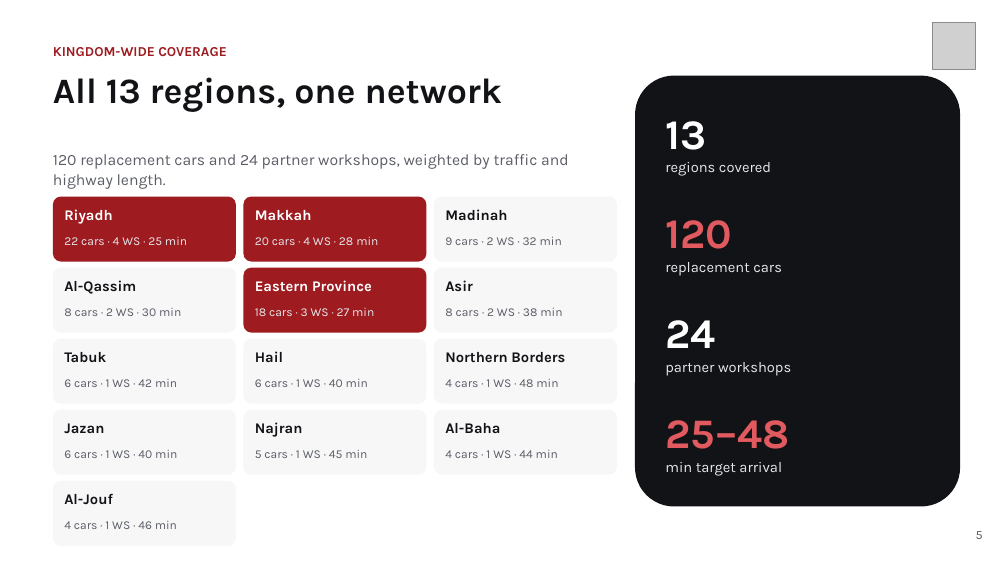
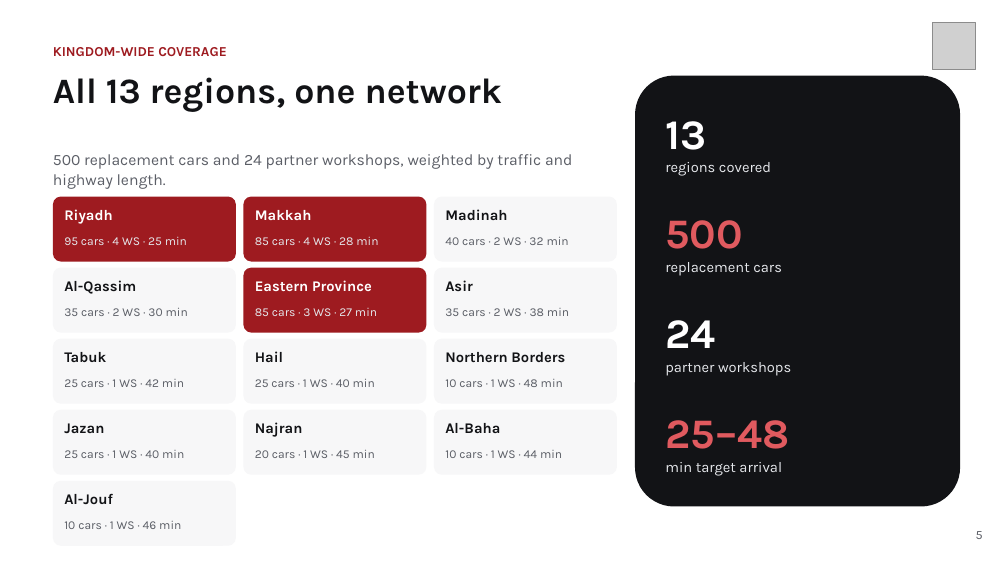
Before and after one commit to agentstack201/Fazaa, a slide deck: slide 5 of deliverables/fazaa_presentation.pptx. Drawn at 1008x567 pixels with LibreOffice and Linux fonts; fonts in the diff are those of the drawing; grey boxes stand for pictures. Boxes give left, top, right and bottom in pixels: in the first picture for what was removed or moved away, otherwise in the second. Text is boxed around its words. In the diff, an @@ line names an element or a change of style, - is before the commit and + after.

```diff
--- a/deliverables/fazaa_presentation.pptx
+++ b/deliverables/fazaa_presentation.pptx
@@ text at box(53, 154, 572, 189): text changed @@
-120 replacement cars and 24 partner workshops, weighted by traffic and highway length.
+500 replacement cars and 24 partner workshops, weighted by traffic and highway length.
@@ text at box(64, 237, 187, 245): text changed @@
-22 cars · 4 WS · 25 min
+95 cars · 4 WS · 25 min
@@ text at box(255, 237, 378, 245): text changed @@
-20 cars · 4 WS · 28 min
+85 cars · 4 WS · 28 min
@@ text at box(445, 237, 569, 245): text changed @@
-9 cars · 2 WS · 32 min
+40 cars · 2 WS · 32 min
@@ text at box(665, 220, 742, 249): text changed @@
-120
+500
@@ text at box(64, 308, 188, 316): text changed @@
-8 cars · 2 WS · 30 min
+35 cars · 2 WS · 30 min
@@ text at box(255, 308, 377, 316): text changed @@
-18 cars · 3 WS · 27 min
+85 cars · 3 WS · 27 min
@@ text at box(445, 308, 569, 316): text changed @@
-8 cars · 2 WS · 38 min
+35 cars · 2 WS · 38 min
@@ text at box(64, 379, 184, 387): text changed @@
-6 cars · 1 WS · 42 min
+25 cars · 1 WS · 42 min
@@ text at box(255, 379, 375, 387): text changed @@
-6 cars · 1 WS · 40 min
+25 cars · 1 WS · 40 min
@@ text at box(445, 379, 563, 387): text changed @@
-4 cars · 1 WS · 48 min
+10 cars · 1 WS · 48 min
@@ text at box(64, 450, 184, 458): text changed @@
-6 cars · 1 WS · 40 min
+25 cars · 1 WS · 40 min
@@ text at box(255, 450, 375, 458): text changed @@
-5 cars · 1 WS · 45 min
+20 cars · 1 WS · 45 min
@@ text at box(445, 450, 562, 458): text changed @@
-4 cars · 1 WS · 44 min
+10 cars · 1 WS · 44 min
@@ text at box(64, 521, 181, 529): text changed @@
-4 cars · 1 WS · 46 min
+10 cars · 1 WS · 46 min
```
Also in this commit, not shown: 1 other slide changed, 4 other files.
